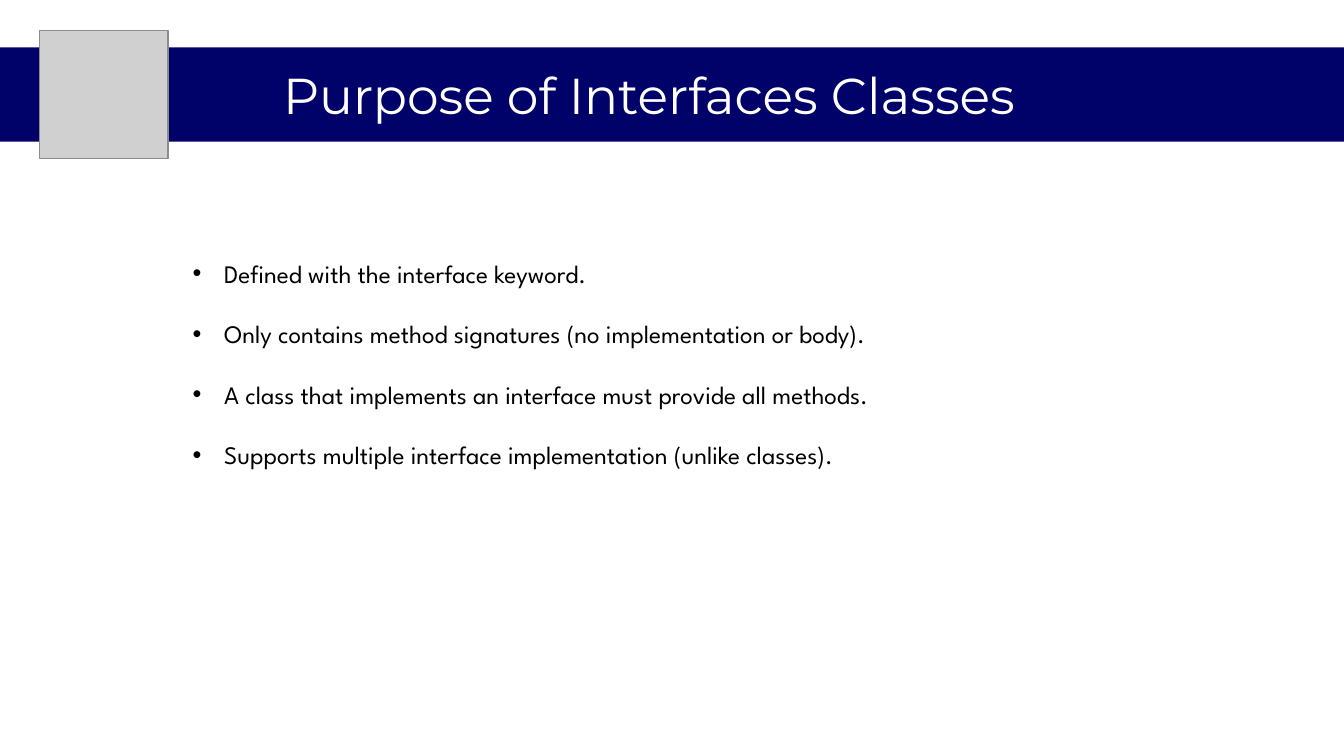
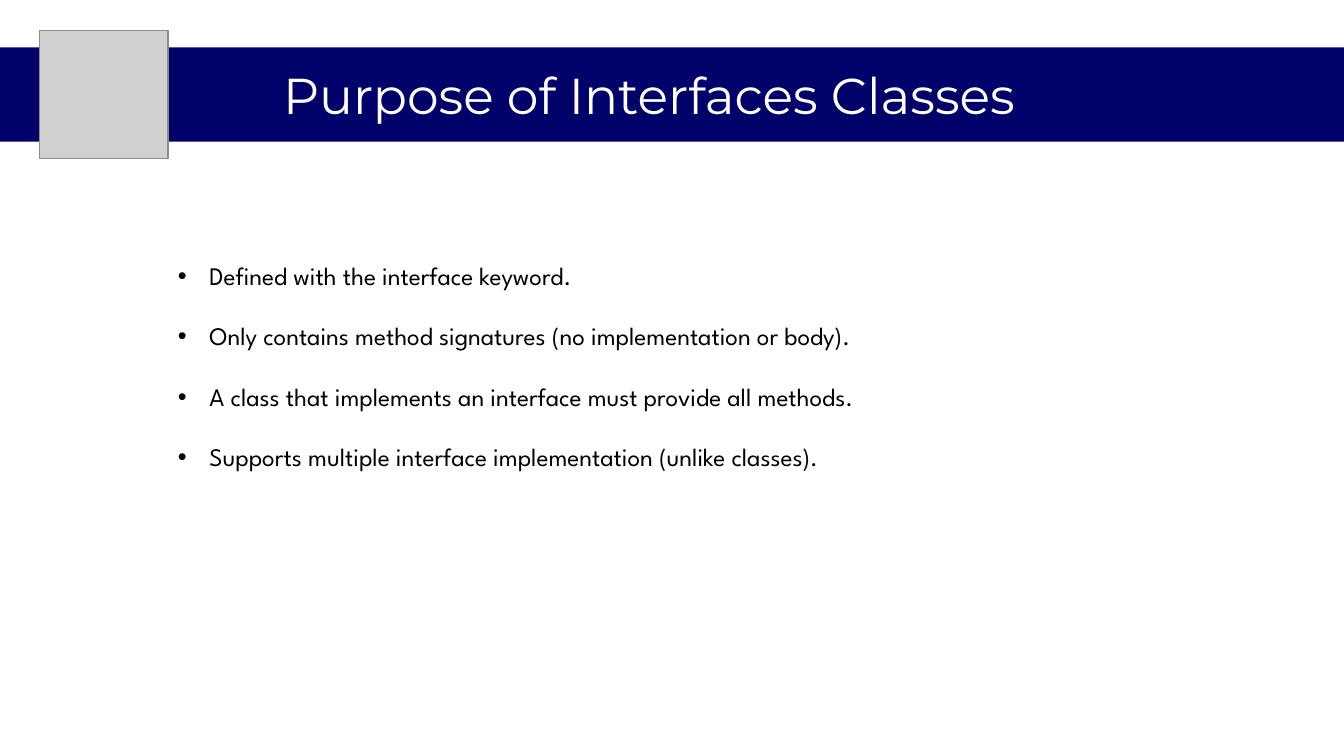
Before and after one commit to psuuc-jbgarcia/Object-Oriented-Programming-Lesson, a slide deck: slide 6 of OOP/Midterm/Week 6/Lecture/Abstraction and Interfaces.1 - Copy.pptx. Drawn at 1344x756 pixels with LibreOffice and Linux fonts; fonts in the diff are those of the drawing; grey boxes stand for pictures. Boxes give left, top, right and bottom in pixels: in the first picture for what was removed or moved away, otherwise in the second. Text is boxed around its words. In the diff, an @@ line names an element or a change of style, - is before the commit and + after.

```diff
--- a/OOP/Midterm/Week 6/Lecture/Abstraction and Interfaces.1 - Copy.pptx
+++ b/OOP/Midterm/Week 6/Lecture/Abstraction and Interfaces.1 - Copy.pptx
@@ text "Defined with the interface keyword.": place and size @@
-text "Defined with the interface keyword." at [224,265,868,470]
+text "Defined with the interface keyword." at [209,267,854,472]
```
Also in this commit, not shown: 22 other files.
